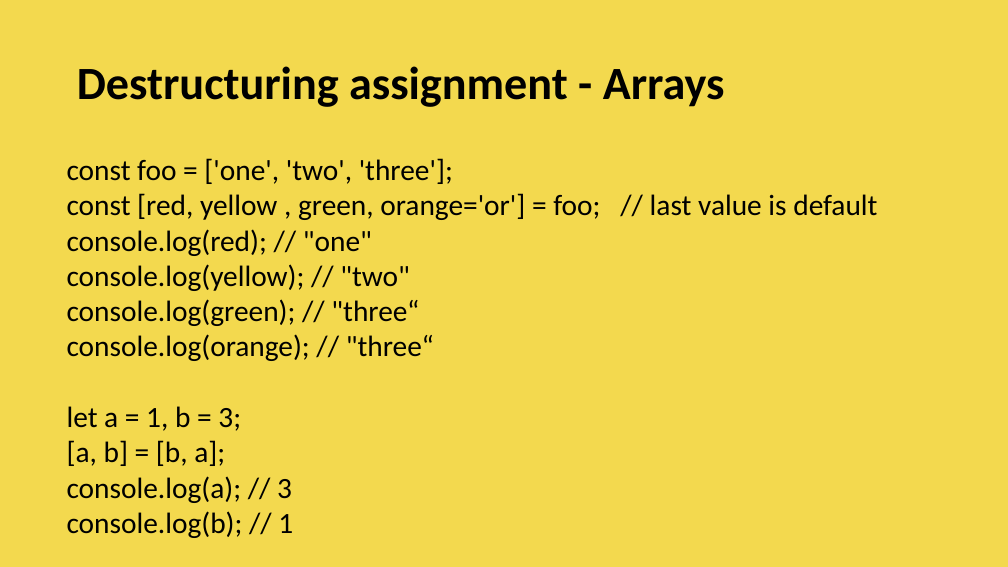
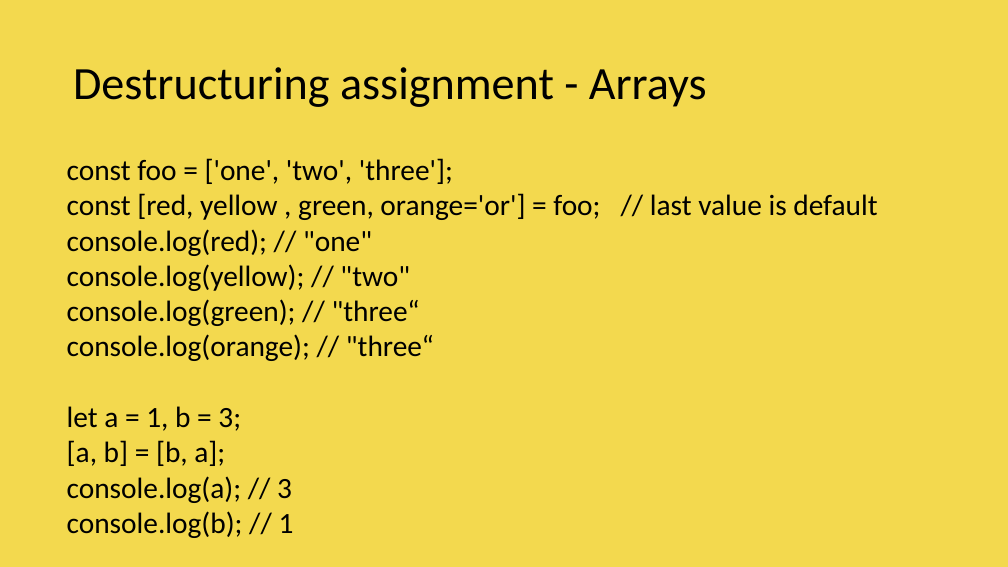
Before and after one commit to vishwanantha/javascript-101, a slide deck: slide 6 of ppt/003 - Spread Operator.pptx. Drawn at 1008x567 pixels with LibreOffice and Linux fonts; fonts in the diff are those of the drawing. Boxes give left, top, right and bottom in pixels: in the first picture for what was removed or moved away, otherwise in the second. Text is boxed around its words. In the diff, an @@ line names an element or a change of style, - is before the commit and + after.

```diff
--- a/ppt/003 - Spread Operator.pptx
+++ b/ppt/003 - Spread Operator.pptx
@@ title "Destructuring assignment - Arrays" at [73, 67, 707, 107]: bold off @@
```
Also in this commit, not shown: 6 other slides changed, 4 slides added.
